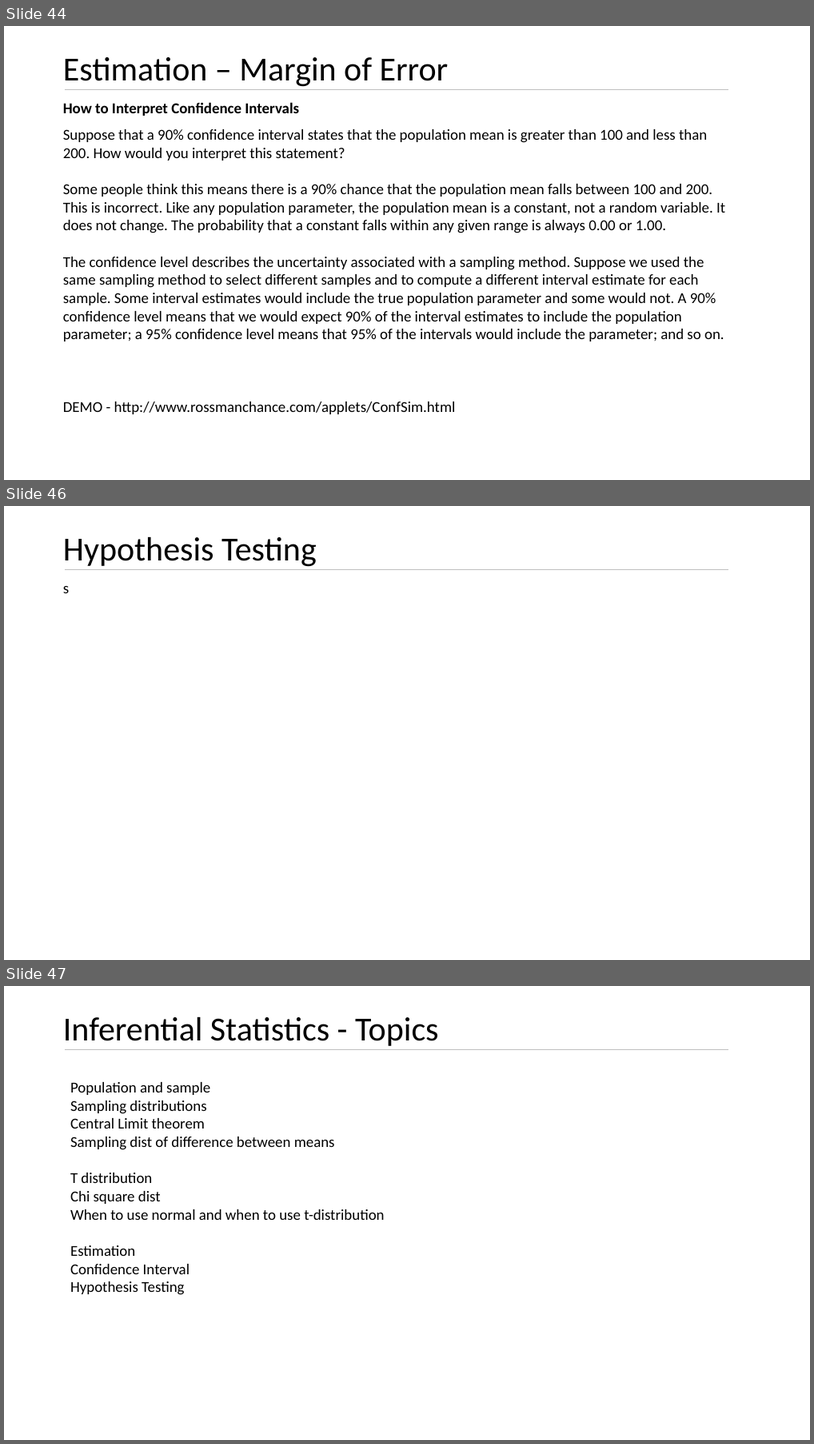
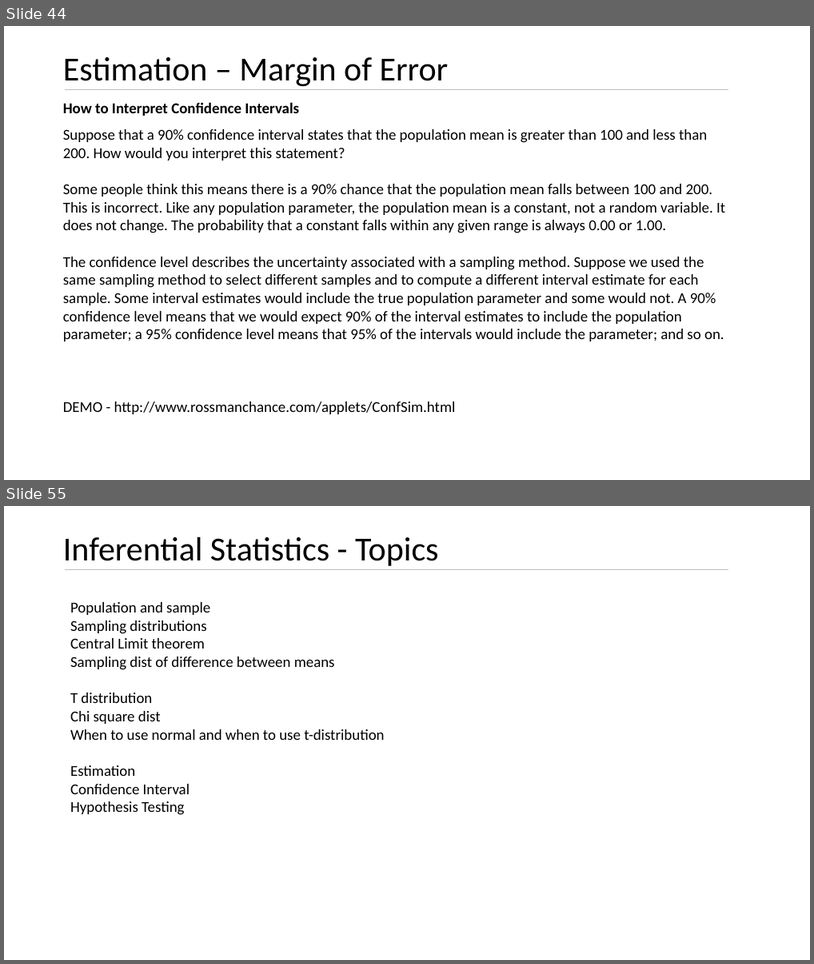
Before and after one commit to kushkul/Intro-to-Analytics, a slide deck: Statistics/Lesson 7 Inferential Statistics.pptx. Shown one above the other, each under a label of ours: slides 44, 46 and 47 before the commit, slides 44 and 55 after it; the slides between them are not shown. The pictures are 814x1444 and 814x964 pixels, drawn with LibreOffice and Linux fonts; fonts in the diff are those of the drawing. Boxes give left, top, right and bottom in pixels: in the first picture for what was removed or moved away, otherwise in the second. Text is boxed around its words. In the diff, an @@ line names an element or a change of style, - is before the commit and + after.

Commit message:
Add hypothesis testing basics

```diff
--- a/Statistics/Lesson 7 Inferential Statistics.pptx
+++ b/Statistics/Lesson 7 Inferential Statistics.pptx
@@ slide 46 removed at (x1=4, y1=506, x2=810, y2=960), background #FFFFFF @@
@@ title removed at (x1=63, y1=537, x2=317, y2=567) @@
-Hypothesis Testing
@@ line removed from (65, 569) to (730, 569) @@
@@ text removed at (x1=63, y1=586, x2=69, y2=593) @@
-s
@@ what was slide 47 is now slide 55 @@
```
Also in this commit, not shown: 3 slides changed, 9 slides added.
